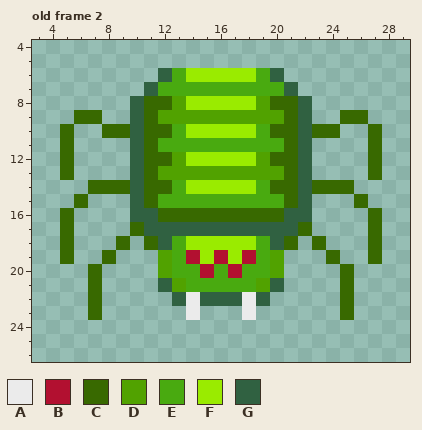
A pixel-art file gets an edit: Assets/Resources/Textures/Alien 1.ase. The picture above was drawn from the file before the commit.
32x32 pixels, 4 frames. Colours within 5 levels of each other are drawn and written as one. Shown: old frame 2: x 3..29, y 4..26. The commit also changed other frames, which this record leaves out.
Palette (. is transparent): A #ebebeb  B #b21030  C #386900  D #51a200  E #49aa10  F #9aeb00  G #306141
Pixels before, old frame 2, first column x 5:
 6 .......GEFFFFFEG.......
 7 ......GEEEEEEEEEG......
 8 .....GCCDFFFFFDCCG.....
 9 .CC..GCDDDDDDDDDCG..CC.
10 C..CCGCCEFFFFFECCGCC..C
11 C....GCEEEEEEEEECG....C
12 C....GCCDFFFFFDCCG....C
13 C....GCDDDDDDDDDCG....C
14 ..CCCGCCEFFFFFECCGCCC..
15 .C...GCEEEEEEEEECG...C.
16 C....GGCCCCCCCCCGG....C
17 C....CGGGGGGGGGGGC....C
18 C...C.CGEFFFFFEGC.C...C
19 C..C...DEBFBFBED...C..C
20 ..C....DEEBEBEED....C..
21 ..C....GDEEEEEDG....C..
22 ..C.....GAGGGAG.....C..
23 ..C......A...A......C..
New version:
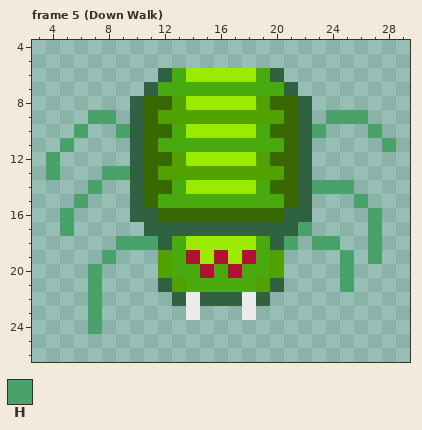
Colours new in this view: H #49a269
A new or re-ordered frame is compared with the old frame closest to it.
The commit says: Alien 1 - Four directions idle and walking animations
Changes in this commit:
frames 4 -> 32
Frame 5 (Down Walk) is new; against old frame 2:
y 9: x 6..8 CC. -> .HH; x 24..26 .CC -> HHH
y 10: x 5..6 C. -> .H; x 8..9 CC -> .H; x 23..24 CC -> H.; x 27 C -> H
y 11: x 5 C -> H; x 27..28 C. -> .H
y 12: x 4..5 .C -> H.; x 27 C -> .
y 13: x 4..5 .C -> H.; x 8..9 .. -> HH; x 27 C -> .
y 14: x 7..9 CCC -> H..; x 23..25 CCC -> HHH
y 15: x 6 C -> H; x 26 C -> H
y 16: x 5 C -> H; x 27 C -> H
y 17: x 5 C -> H; x 10 C -> .; x 22 C -> H; x 27 C -> H
y 18: x 5 C -> .; x 9..11 C.C -> HHH; x 21 C -> H; x 23..24 C. -> HH; x 27 C -> H
y 19: x 5 C -> .; x 8 C -> H; x 24..25 C. -> .H; x 27 C -> H
y 20..21: x 7 C -> H; x 25 C -> H
y 22..23: x 7 C -> H; x 25 C -> .
y 24: x 7 . -> H
